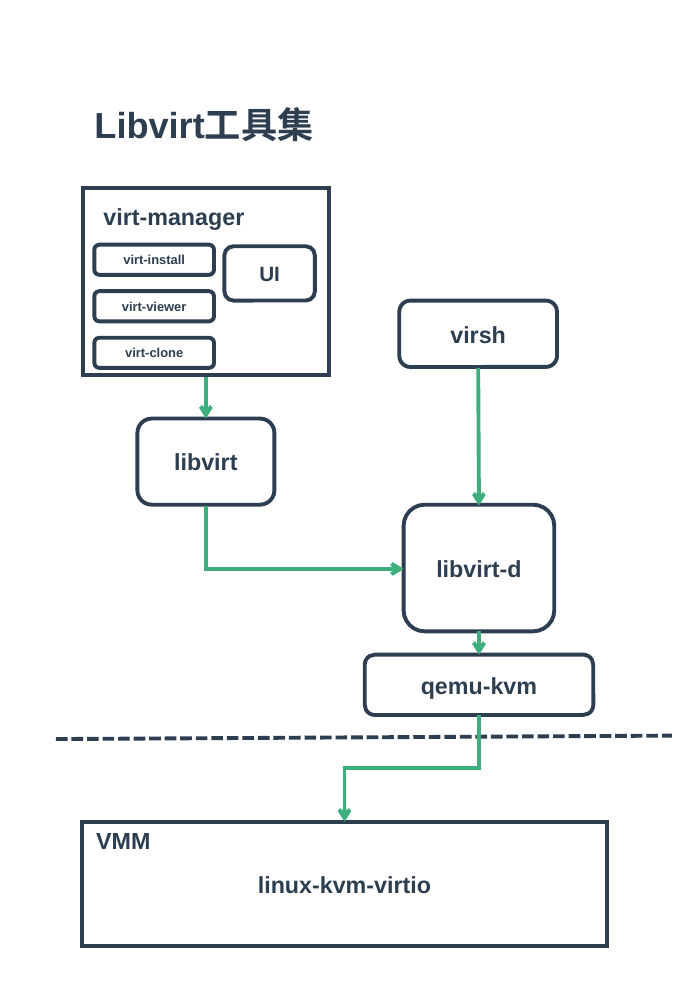
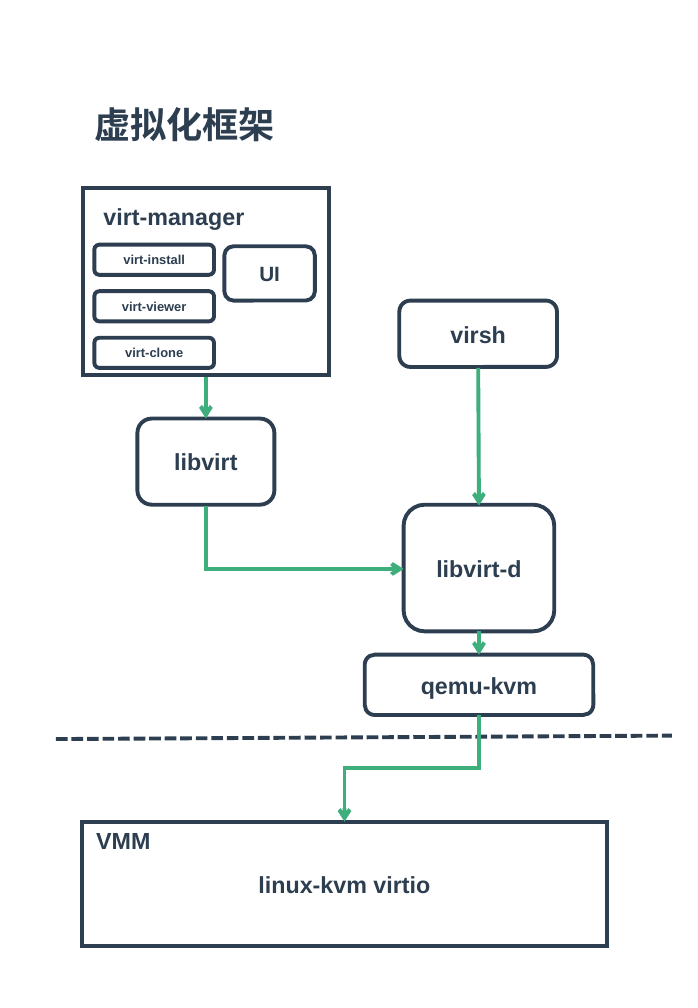
Before and after one commit to zaiqiang-dong/zaiqiang, a slide deck: slide 2 of picture/ppt/vitrualization/vitrualization.pptx (slide 3 before the commit). Drawn at 698x1008 pixels with LibreOffice and Linux fonts; fonts in the diff are those of the drawing. Boxes give left, top, right and bottom in pixels: in the first picture for what was removed or moved away, otherwise in the second. Text is boxed around its words. In the diff, an @@ line names an element or a change of style, - is before the commit and + after.

```diff
--- a/picture/ppt/vitrualization/vitrualization.pptx
+++ b/picture/ppt/vitrualization/vitrualization.pptx
@@ text at (94,107,275,142): text changed @@
-Libvirt工具集
+虚拟化框架
@@ text in rectangle at (258,876,430,893): text changed @@
-linux-kvm-virtio
+linux-kvm virtio
```
Also in this commit, not shown: 1 other slide changed, 10 slides added, 3 slides removed, 11 other files.
